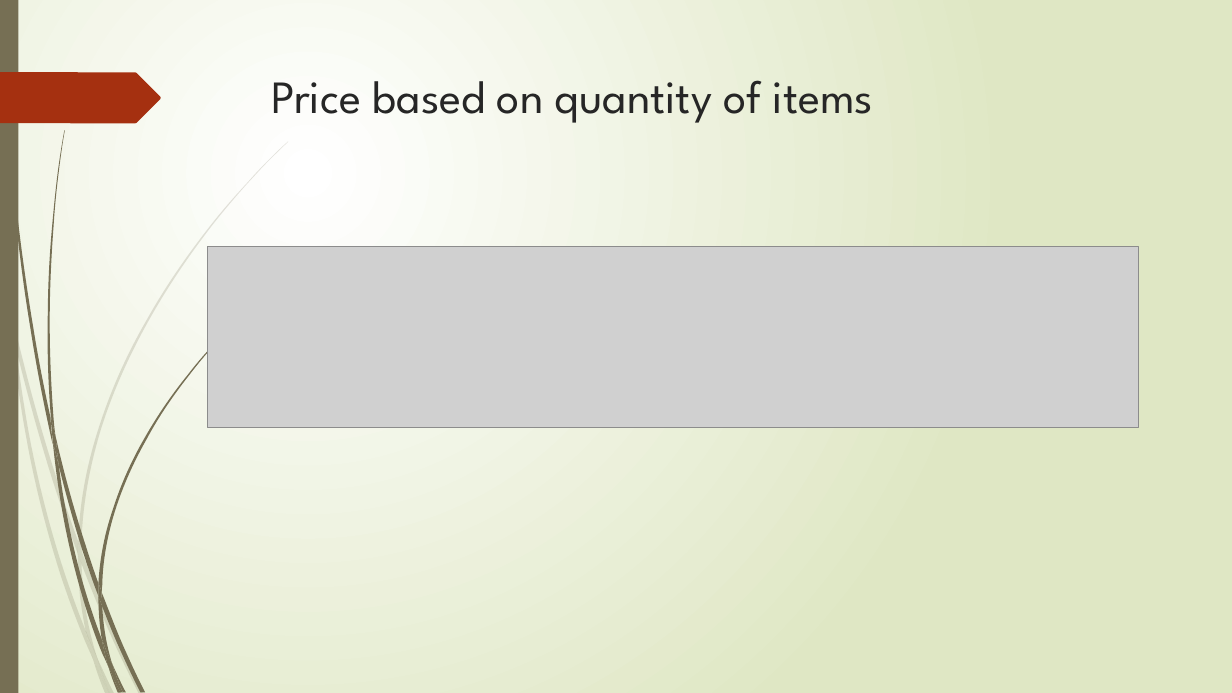
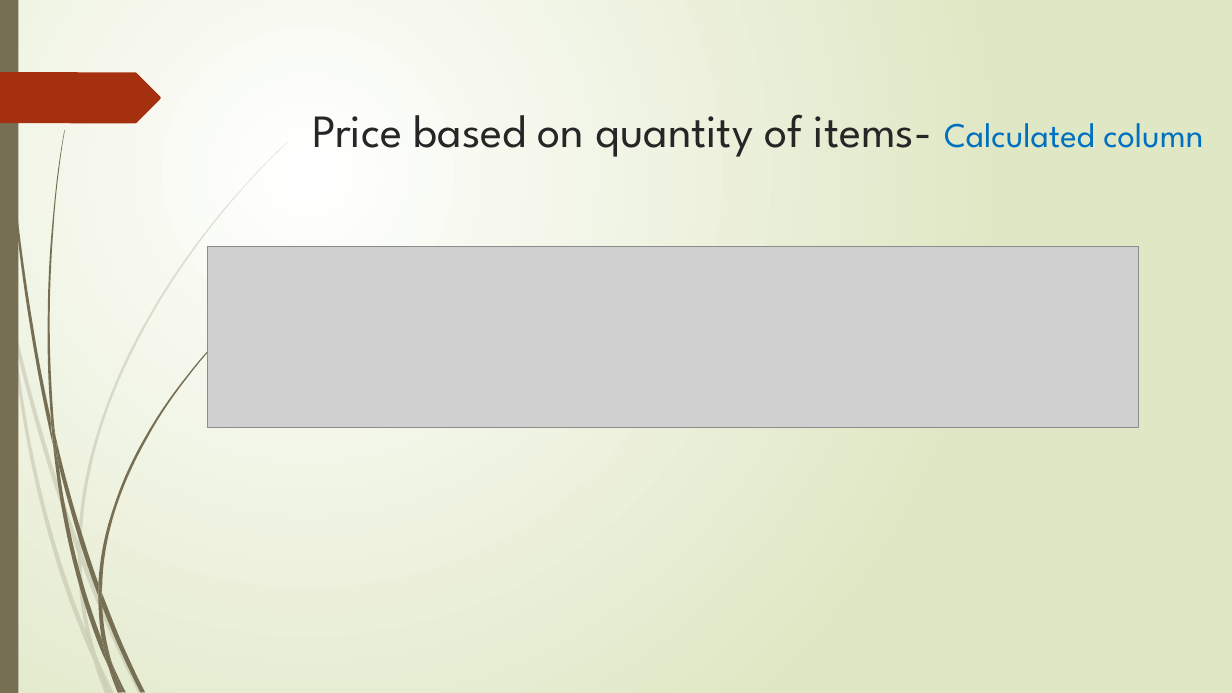
Before and after one commit to alitorabi1/SmallStore, a slide deck: slide 8 of Documents/Presentation1.pptx. Drawn at 1232x693 pixels with LibreOffice and Linux fonts; fonts in the diff are those of the drawing; grey boxes stand for pictures. Boxes give left, top, right and bottom in pixels: in the first picture for what was removed or moved away, otherwise in the second. Text is boxed around its words. In the diff, an @@ line names an element or a change of style, - is before the commit and + after.

```diff
--- a/Documents/Presentation1.pptx
+++ b/Documents/Presentation1.pptx
@@ title at box(312, 114, 1203, 157): text changed @@
-Price based on quantity of items
+Price based on quantity of items- Calculated column
```
Also in this commit, not shown: 3 other slides changed, 4 slides added, 1 slide removed.
